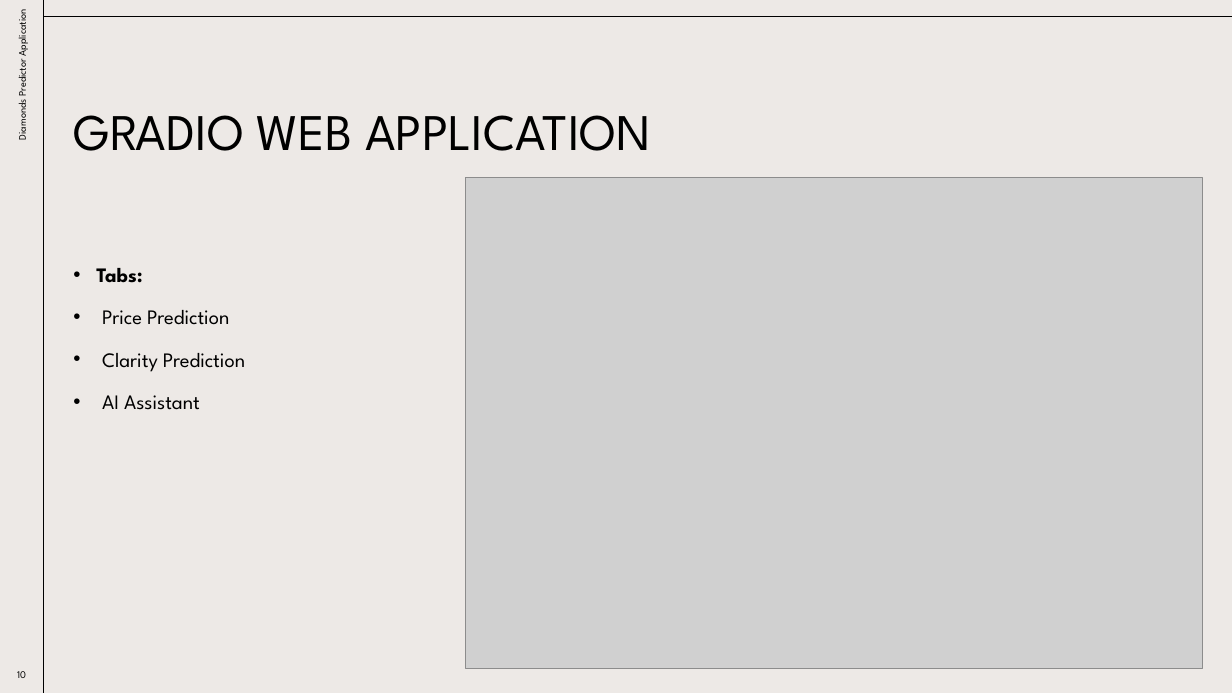
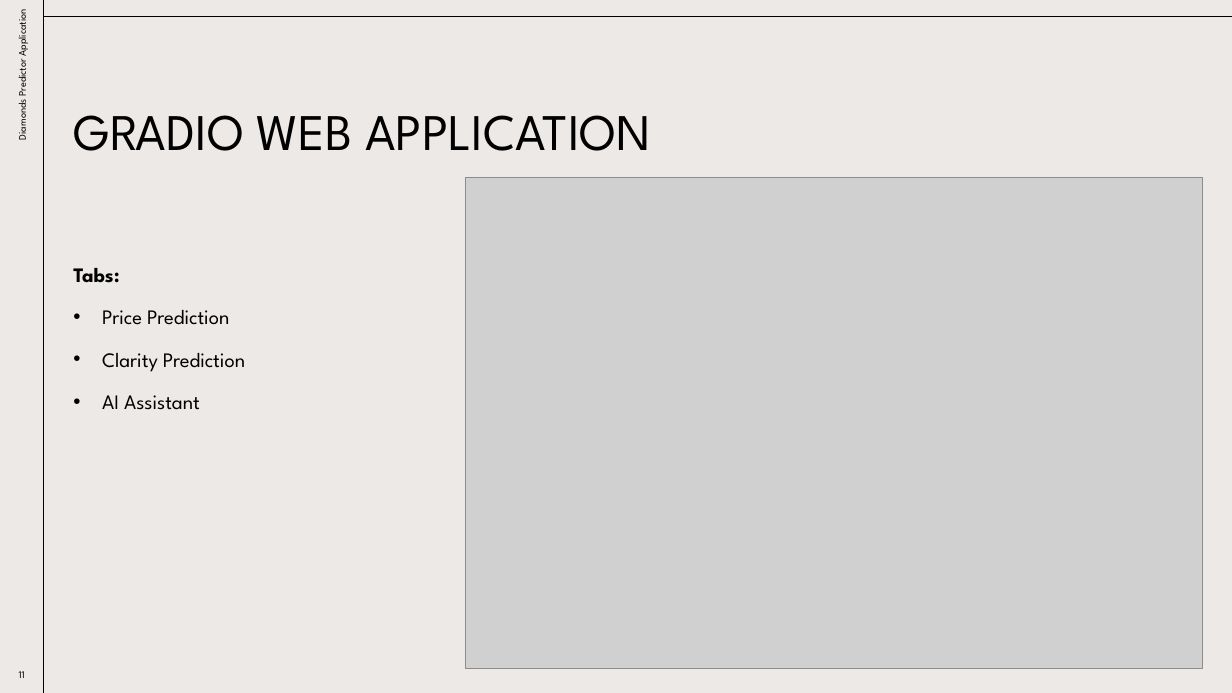
Before and after one commit to Saadehsan-9191/Machine-Learning-Projects, a slide deck: slide 11 of Multi - Diamonds price predictor/Diamonds Predictor Application.pptx (slide 10 before the commit). Drawn at 1232x693 pixels with LibreOffice and Linux fonts; fonts in the diff are those of the drawing; grey boxes stand for pictures. Boxes give left, top, right and bottom in pixels: in the first picture for what was removed or moved away, otherwise in the second. Text is boxed around its words. In the diff, an @@ line names an element or a change of style, - is before the commit and + after.

```diff
--- a/Multi - Diamonds price predictor/Diamonds Predictor Application.pptx
+++ b/Multi - Diamonds price predictor/Diamonds Predictor Application.pptx
@@ text at (73,268,119,283): bullet • to none @@
@@ page number at (19,671,25,678): text changed @@
-10
+11
```
Also in this commit, not shown: 4 other slides changed, 1 slide added, 1 other file.
